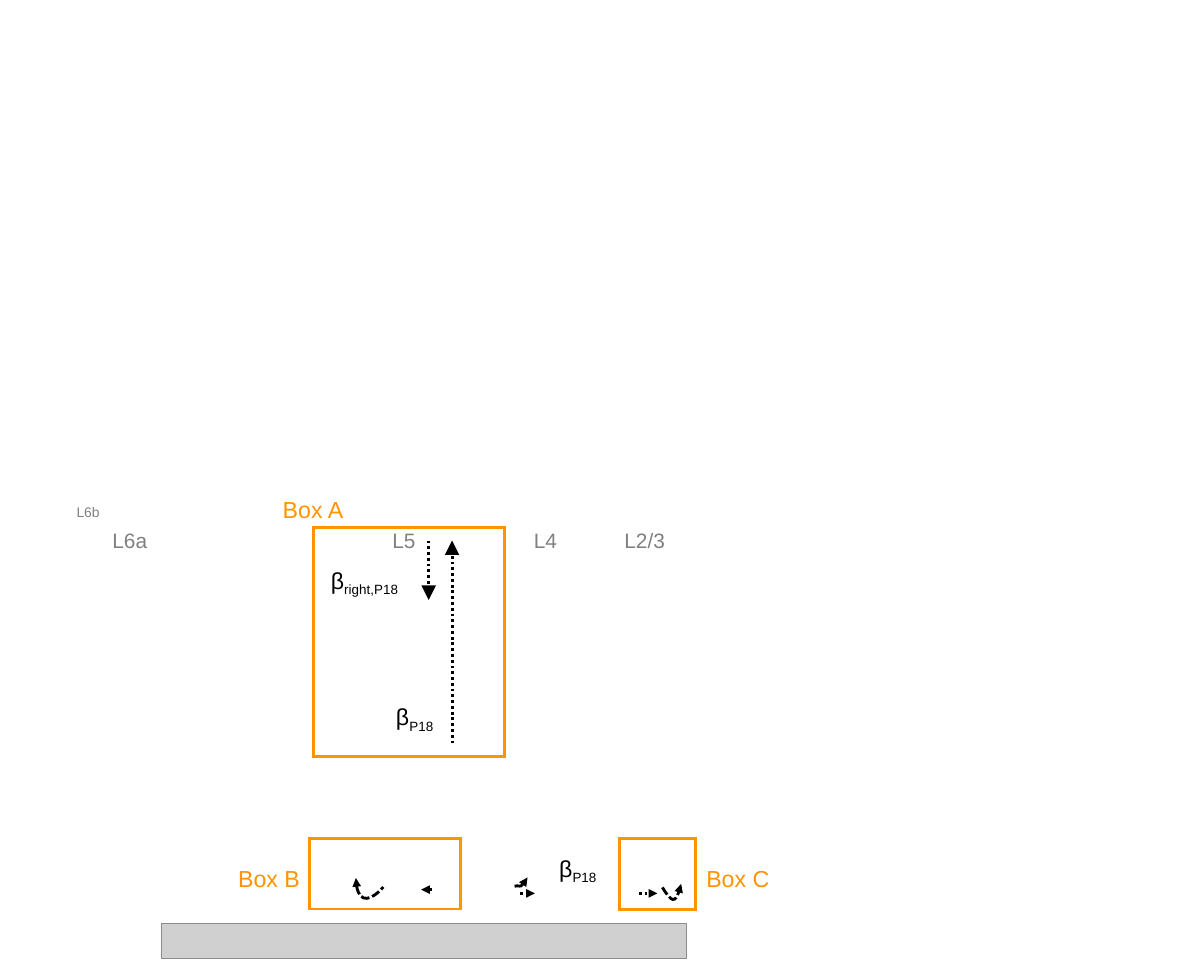
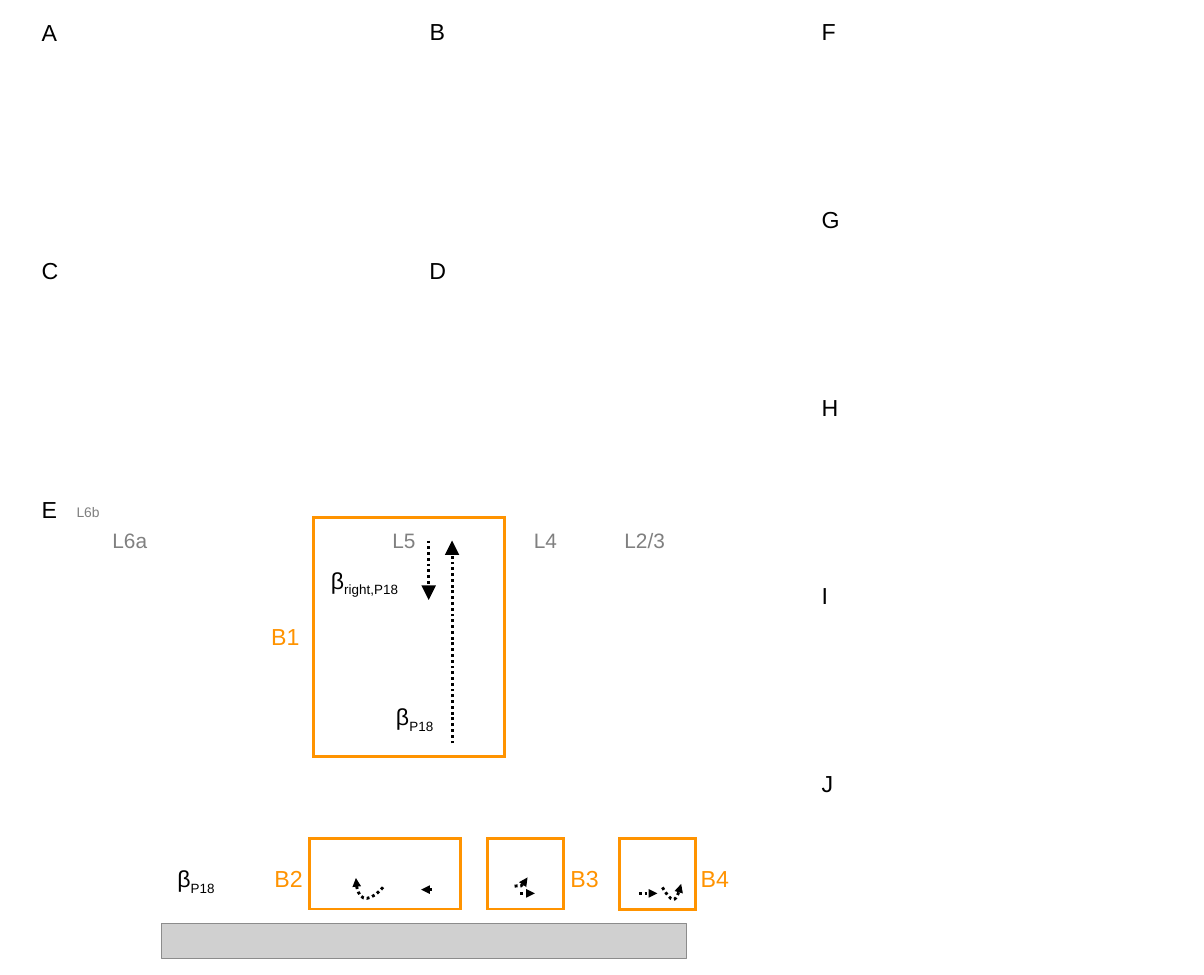
Before and after one commit to Oviedo-Lab/wspmm_methods, a slide deck: slide 1 of figs/fig_results_ratecount_annotated.pptx. Drawn at 1204x975 pixels with LibreOffice and Linux fonts; fonts in the diff are those of the drawing; grey boxes stand for pictures; background and template pictures are left out. Boxes give left, top, right and bottom in pixels: in the first picture for what was removed or moved away, otherwise in the second. Text is boxed around its words. In the diff, an @@ line names an element or a change of style, - is before the commit and + after.

```diff
--- a/figs/fig_results_ratecount_annotated.pptx
+++ b/figs/fig_results_ratecount_annotated.pptx
@@ text at box(42, 25, 57, 41): text changed; text colour #FF9300 to #000000 @@
-Box A
+A
@@ text added at box(430, 24, 445, 40), 20 pt, text #000000 @@
+B
@@ text added at box(822, 24, 836, 40), 20 pt, text #000000 @@
+F
@@ text added at box(822, 212, 840, 229), 20 pt, text #000000 @@
+G
@@ text added at box(42, 263, 59, 280), 20 pt, text #000000 @@
+C
@@ text added at box(429, 263, 446, 279), 20 pt, text #000000 @@
+D
@@ text added at box(822, 400, 839, 416), 20 pt, text #000000 @@
+H
@@ text added at box(42, 502, 57, 518), 20 pt, text #000000 @@
+E
@@ rectangle: place and size @@
-rectangle at box(313, 527, 504, 756)
+rectangle at box(313, 517, 504, 756)
@@ text added at box(822, 588, 828, 604), 20 pt, text #000000 @@
+I
@@ text added at box(271, 629, 299, 645), 20 pt, text #FF9300 @@
+B1
@@ text added at box(822, 776, 834, 793), 20 pt, text #000000 @@
+J
@@ rectangle added at box(487, 838, 564, 909), outline #FFFFFF 6.25 pt @@
@@ rectangle added at box(487, 838, 564, 909), outline #FF9300 2.5 pt @@
@@ text "βP18": place and size @@
-text "βP18" at box(551, 850, 611, 887)
+text "βP18" at box(169, 860, 229, 897)
@@ text at box(274, 871, 302, 887): text changed @@
-Box B
+B2
@@ text added at box(570, 871, 598, 888), 20 pt, text #FF9300 @@
+B3
@@ text at box(701, 871, 729, 887): text changed @@
-Box C
+B4
```
Also in this commit, not shown: 27 other files.
